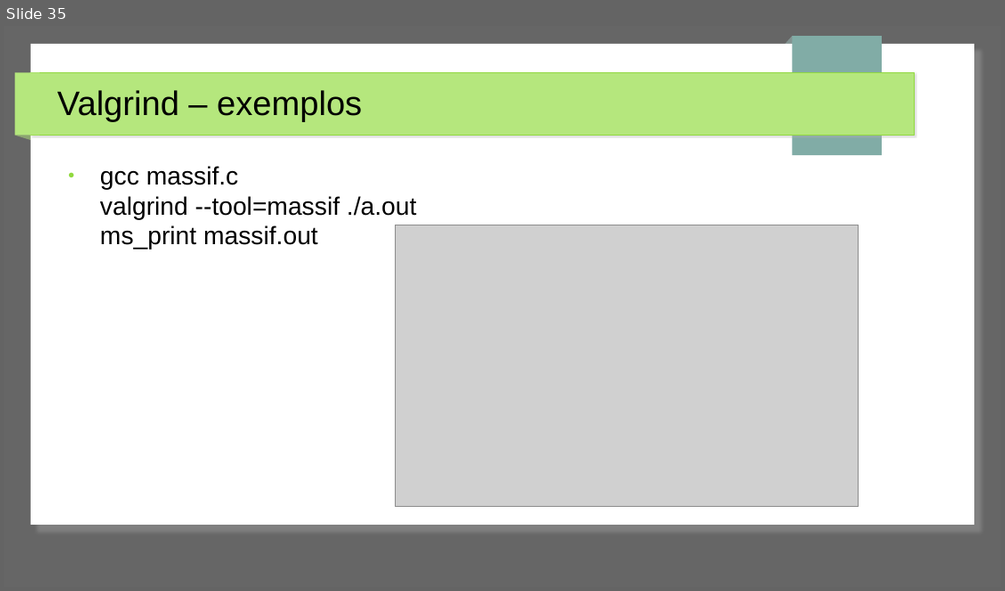
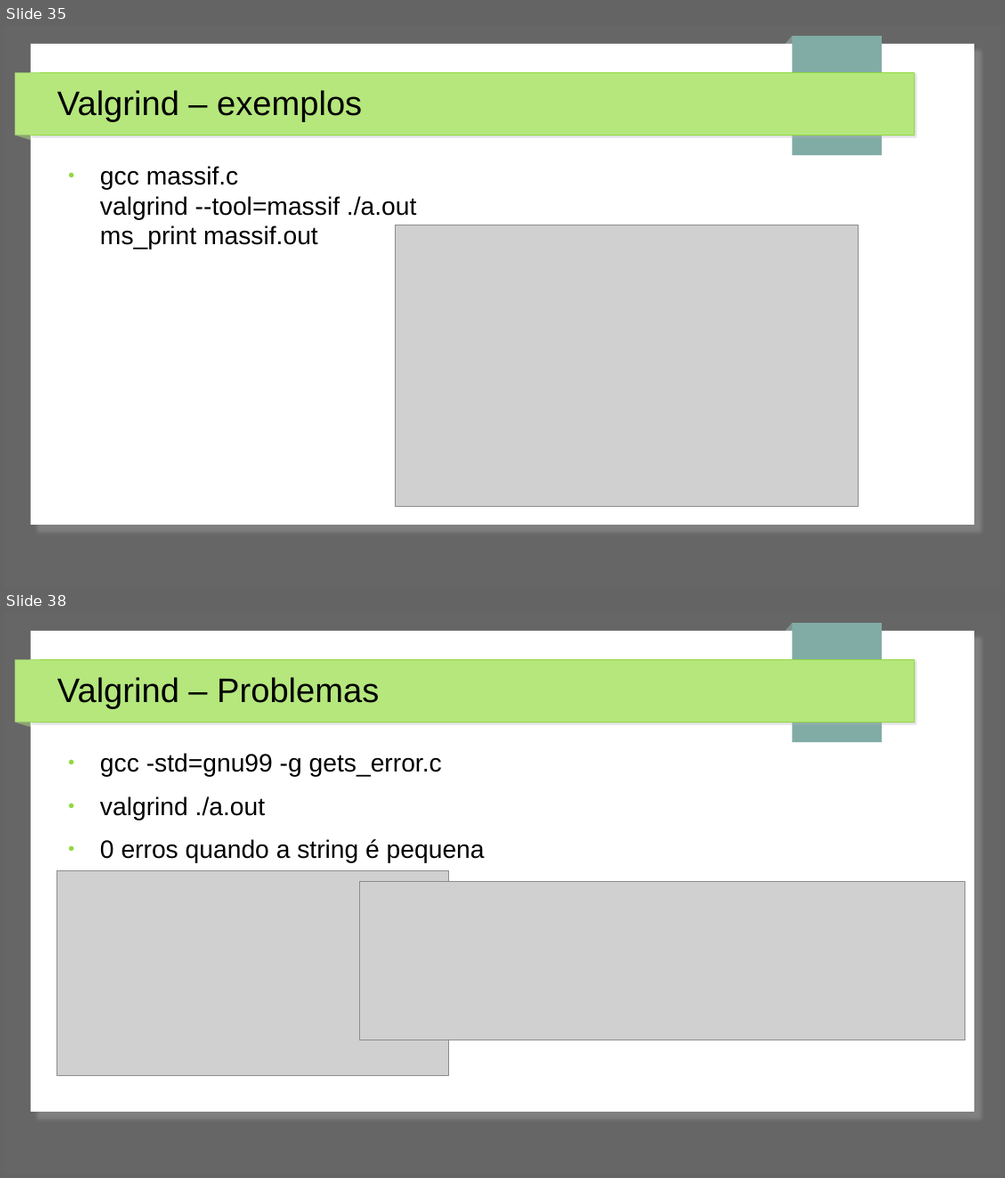
Before and after one commit to jpantonow/SB-T1-ANALISADORES, a slide deck: Slides.odp. Shown one above the other, each under a label of ours: slide 35 before the commit, slides 35 and 38 after it; the slides between them are not shown. The pictures are 1005x591 and 1005x1178 pixels, drawn with LibreOffice and Linux fonts; fonts in the diff are those of the drawing; grey boxes stand for pictures. Boxes give left, top, right and bottom in pixels: in the first picture for what was removed or moved away, otherwise in the second. Text is boxed around its words. In the diff, an @@ line names an element or a change of style, - is before the commit and + after.

Commit message:
problemas valgrind

```diff
--- a/Slides.odp
+++ b/Slides.odp
@@ slide 38 added at [4, 613, 1001, 1174], background #666666; not listed: 7 template elements that a slide beside it also shows @@
@@ title added at [57, 677, 379, 709], 27 pt, text #000000 @@
+Valgrind – Problemas
@@ text added at [100, 753, 485, 863], 20 pt, text #000000 @@
+● gcc -std=gnu99 -g gets_error.c
+● valgrind ./a.out
+● 0 erros quando a string é pequena
@@ picture added at [57, 871, 449, 1076] @@
@@ picture added at [360, 882, 965, 1041] @@
```
Also in this commit, not shown: 1 slide changed, 2 other slides added.
